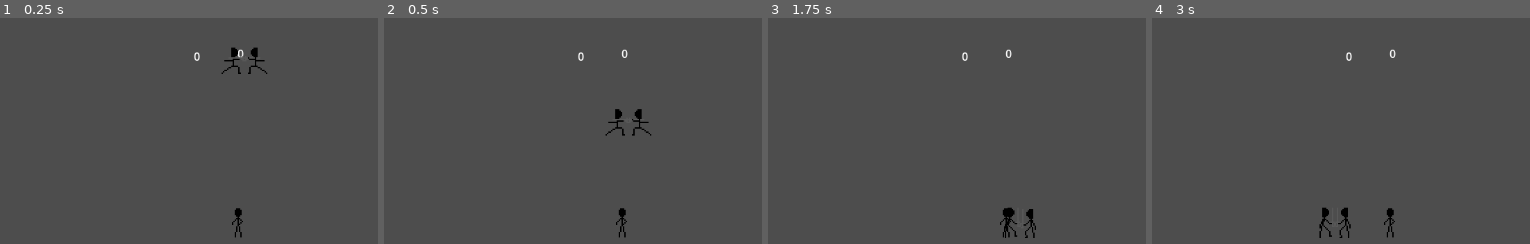
Above: before the commit, frames 1-4 (left to right).
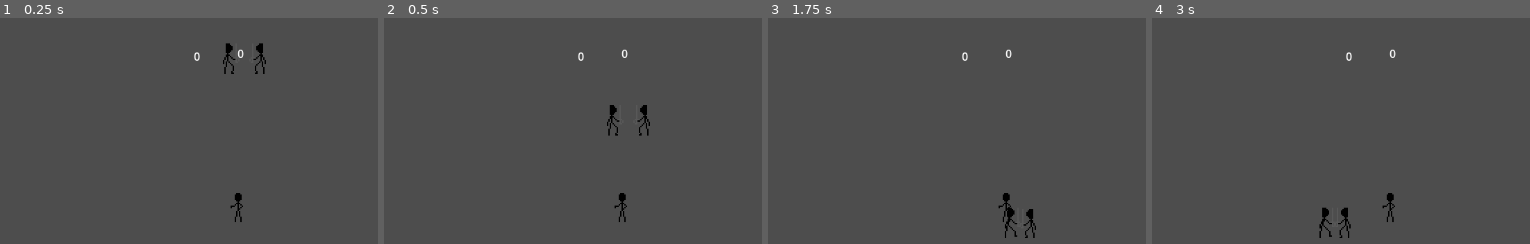
Above: after the commit, the same moments.

Repository: erikdervik/eisen-und-ehre
Game: Godot game, scene res://game.tscn
Two runs of this game, one before a commit and one after it. Both use one fixed random seed, a clock stepped at 60 frames per second and the inputs below. The engine's default icon, where the game draws it, is replaced by a stand-in: a white triangle on a blue panel in a dark square.
Inputs:
- Up to frame 1 (0.25 s): no input
- Up to frame 2 (0.5 s): no input
- Up to frame 3 (1.75 s): hold Left (p2_left) 0.53-1.28 s; hold D (p1_right) from 0.53 s (still down); tap Enter at 1.25 s; tap Right (p2_right) at 1.35 s
- Up to frame 4 (3 s): release D (p1_right) at 2.03 s; hold A (p1_left) 2.03-2.78 s; hold Left (p2_left) 2.03-2.78 s; hold D (p1_right) from 2.78 s (still down); tap Right (p2_right) at 2.85 s

The runs differ from the first frame. In frame 1, 0.8% of the frame differs, in the area x 58-71%, y 11-98%; in frame 2, 0.8%, in the area x 58-71%, y 38-98%; in frame 3, 0.2%; in frame 4, 0.2%.

Commit message:
animation kamprichter und player
animationen weitergeführt und verändert

Diff:
--- a/kampfrichter.tscn
+++ b/kampfrichter.tscn
@@ -3,162 +3,170 @@
 [ext_resource type="Texture2D" uid="uid://bkiqi8755qk7u" path="res://assets/sprites/kampfrichter/sheet.png" id="2_eiodu"]
 [ext_resource type="Script" uid="uid://olbhiqwho0h0" path="res://kampfrichter.gd" id="2_kfgw6"]
 
+[sub_resource type="AtlasTexture" id="AtlasTexture_eiodu"]
+atlas = ExtResource("2_eiodu")
+region = Rect2(0, 198, 44, 22)
+
 [sub_resource type="AtlasTexture" id="AtlasTexture_kfgw6"]
 atlas = ExtResource("2_eiodu")
-region = Rect2(0, 308, 44, 44)
+region = Rect2(44, 198, 44, 22)
 
 [sub_resource type="AtlasTexture" id="AtlasTexture_2w00v"]
 atlas = ExtResource("2_eiodu")
-region = Rect2(44, 308, 44, 44)
+region = Rect2(0, 22, 44, 22)
 
 [sub_resource type="AtlasTexture" id="AtlasTexture_ymail"]
 atlas = ExtResource("2_eiodu")
-region = Rect2(0, 0, 44, 44)
+region = Rect2(0, 286, 44, 22)
 
 [sub_resource type="AtlasTexture" id="AtlasTexture_d6xoj"]
 atlas = ExtResource("2_eiodu")
-region = Rect2(0, 264, 44, 44)
+region = Rect2(44, 286, 44, 22)
 
 [sub_resource type="AtlasTexture" id="AtlasTexture_daxtk"]
 atlas = ExtResource("2_eiodu")
-region = Rect2(44, 264, 44, 44)
+region = Rect2(0, 242, 44, 22)
 
 [sub_resource type="AtlasTexture" id="AtlasTexture_1mio2"]
 atlas = ExtResource("2_eiodu")
-region = Rect2(0, 220, 44, 44)
+region = Rect2(0, 22, 44, 22)
 
 [sub_resource type="AtlasTexture" id="AtlasTexture_xbd7l"]
 atlas = ExtResource("2_eiodu")
-region = Rect2(0, 0, 44, 44)
+region = Rect2(44, 22, 44, 22)
 
 [sub_resource type="AtlasTexture" id="AtlasTexture_8bcpl"]
 atlas = ExtResource("2_eiodu")
-region = Rect2(44, 0, 44, 44)
+region = Rect2(88, 22, 44, 22)
 
 [sub_resource type="AtlasTexture" id="AtlasTexture_0dacc"]
 atlas = ExtResource("2_eiodu")
-region = Rect2(88, 0, 44, 44)
+region = Rect2(132, 22, 44, 22)
 
 [sub_resource type="AtlasTexture" id="AtlasTexture_kfl47"]
 atlas = ExtResource("2_eiodu")
-region = Rect2(132, 0, 44, 44)
+region = Rect2(176, 22, 44, 22)
 
 [sub_resource type="AtlasTexture" id="AtlasTexture_y43wt"]
 atlas = ExtResource("2_eiodu")
-region = Rect2(176, 0, 44, 44)
+region = Rect2(220, 22, 44, 22)
 
 [sub_resource type="AtlasTexture" id="AtlasTexture_eemkv"]
 atlas = ExtResource("2_eiodu")
-region = Rect2(220, 0, 44, 44)
+region = Rect2(264, 22, 44, 22)
 
 [sub_resource type="AtlasTexture" id="AtlasTexture_2hote"]
 atlas = ExtResource("2_eiodu")
-region = Rect2(264, 0, 44, 44)
+region = Rect2(308, 22, 44, 22)
 
 [sub_resource type="AtlasTexture" id="AtlasTexture_lfwcp"]
 atlas = ExtResource("2_eiodu")
-region = Rect2(308, 0, 44, 44)
+region = Rect2(352, 22, 44, 22)
 
 [sub_resource type="AtlasTexture" id="AtlasTexture_eke2p"]
 atlas = ExtResource("2_eiodu")
-region = Rect2(352, 0, 44, 44)
+region = Rect2(396, 22, 44, 22)
 
 [sub_resource type="AtlasTexture" id="AtlasTexture_77d4h"]
 atlas = ExtResource("2_eiodu")
-region = Rect2(396, 0, 44, 44)
+region = Rect2(440, 22, 44, 22)
 
 [sub_resource type="AtlasTexture" id="AtlasTexture_b3q7u"]
 atlas = ExtResource("2_eiodu")
-region = Rect2(440, 0, 44, 44)
+region = Rect2(484, 22, 44, 22)
 
 [sub_resource type="AtlasTexture" id="AtlasTexture_kds1i"]
 atlas = ExtResource("2_eiodu")
-region = Rect2(484, 0, 44, 44)
+region = Rect2(528, 22, 44, 22)
 
 [sub_resource type="AtlasTexture" id="AtlasTexture_4vowl"]
 atlas = ExtResource("2_eiodu")
-region = Rect2(528, 0, 44, 44)
+region = Rect2(572, 22, 44, 22)
 
 [sub_resource type="AtlasTexture" id="AtlasTexture_htkyt"]
 atlas = ExtResource("2_eiodu")
-region = Rect2(572, 0, 44, 44)
+region = Rect2(616, 22, 44, 22)
 
 [sub_resource type="AtlasTexture" id="AtlasTexture_cc1ie"]
 atlas = ExtResource("2_eiodu")
-region = Rect2(616, 0, 44, 44)
+region = Rect2(660, 22, 44, 22)
 
 [sub_resource type="AtlasTexture" id="AtlasTexture_hsiry"]
 atlas = ExtResource("2_eiodu")
-region = Rect2(660, 0, 44, 44)
+region = Rect2(704, 22, 44, 22)
 
 [sub_resource type="AtlasTexture" id="AtlasTexture_cil8u"]
 atlas = ExtResource("2_eiodu")
-region = Rect2(704, 0, 44, 44)
+region = Rect2(748, 22, 44, 22)
 
 [sub_resource type="AtlasTexture" id="AtlasTexture_0fked"]
 atlas = ExtResource("2_eiodu")
-region = Rect2(748, 0, 44, 44)
+region = Rect2(792, 22, 44, 22)
 
 [sub_resource type="AtlasTexture" id="AtlasTexture_fl0ss"]
 atlas = ExtResource("2_eiodu")
-region = Rect2(792, 0, 44, 44)
+region = Rect2(836, 22, 44, 22)
 
 [sub_resource type="AtlasTexture" id="AtlasTexture_y7jha"]
 atlas = ExtResource("2_eiodu")
-region = Rect2(836, 0, 44, 44)
+region = Rect2(880, 22, 44, 22)
 
 [sub_resource type="AtlasTexture" id="AtlasTexture_4u84l"]
 atlas = ExtResource("2_eiodu")
-region = Rect2(880, 0, 44, 44)
+region = Rect2(924, 22, 44, 22)
 
 [sub_resource type="AtlasTexture" id="AtlasTexture_t5mcr"]
 atlas = ExtResource("2_eiodu")
-region = Rect2(924, 0, 44, 44)
+region = Rect2(968, 22, 44, 22)
 
 [sub_resource type="AtlasTexture" id="AtlasTexture_5xgbo"]
 atlas = ExtResource("2_eiodu")
-region = Rect2(968, 0, 44, 44)
+region = Rect2(1012, 22, 44, 22)
 
 [sub_resource type="AtlasTexture" id="AtlasTexture_fa3gm"]
 atlas = ExtResource("2_eiodu")
-region = Rect2(1012, 0, 44, 44)
+region = Rect2(1056, 22, 44, 22)
 
 [sub_resource type="AtlasTexture" id="AtlasTexture_epkc0"]
 atlas = ExtResource("2_eiodu")
-region = Rect2(1056, 0, 44, 44)
+region = Rect2(1100, 22, 44, 22)
 
 [sub_resource type="AtlasTexture" id="AtlasTexture_74plm"]
 atlas = ExtResource("2_eiodu")
-region = Rect2(1100, 0, 44, 44)
+region = Rect2(0, 110, 44, 22)
 
 [sub_resource type="AtlasTexture" id="AtlasTexture_turwu"]
 atlas = ExtResource("2_eiodu")
-region = Rect2(0, 88, 44, 44)
+region = Rect2(44, 110, 44, 22)
 
 [sub_resource type="AtlasTexture" id="AtlasTexture_goqby"]
 atlas = ExtResource("2_eiodu")
-region = Rect2(44, 88, 44, 44)
+region = Rect2(0, 66, 44, 22)
 
 [sub_resource type="AtlasTexture" id="AtlasTexture_d5u4w"]
 atlas = ExtResource("2_eiodu")
-region = Rect2(0, 44, 44, 44)
+region = Rect2(0, 198, 44, 22)
 
 [sub_resource type="AtlasTexture" id="AtlasTexture_aysyp"]
 atlas = ExtResource("2_eiodu")
-region = Rect2(0, 176, 44, 44)
-
-[sub_resource type="AtlasTexture" id="AtlasTexture_axmah"]
-atlas = ExtResource("2_eiodu")
-region = Rect2(44, 176, 44, 44)
+region = Rect2(44, 198, 44, 22)
 
 [sub_resource type="SpriteFrames" id="SpriteFrames_2w00v"]
 animations = [{
 "frames": [{
 "duration": 1.0,
+"texture": SubResource("AtlasTexture_eiodu")
+}],
+"loop": true,
+"name": &"Angriffsrecht(links)",
+"speed": 5.0
+}, {
+"frames": [{
+"duration": 1.0,
 "texture": SubResource("AtlasTexture_kfgw6")
 }],
 "loop": true,
-"name": &"Angriffsrecht(links)",
+"name": &"Angriffsrecht(rechts)",
 "speed": 5.0
 }, {
 "frames": [{
@@ -166,7 +174,7 @@
 "texture": SubResource("AtlasTexture_2w00v")
 }],
 "loop": true,
-"name": &"Angriffsrecht(rechts)",
+"name": &"Idle",
 "speed": 5.0
 }, {
 "frames": [{
@@ -174,7 +182,7 @@
 "texture": SubResource("AtlasTexture_ymail")
 }],
 "loop": true,
-"name": &"Idle",
+"name": &"Parade(links)",
 "speed": 5.0
 }, {
 "frames": [{
@@ -182,7 +190,7 @@
 "texture": SubResource("AtlasTexture_d6xoj")
 }],
 "loop": true,
-"name": &"Parade(links)",
+"name": &"Parade(rechts)",
 "speed": 5.0
 }, {
 "frames": [{
@@ -190,18 +198,13 @@
 "texture": SubResource("AtlasTexture_daxtk")
 }],
 "loop": true,
-"name": &"Parade(rechts)",
+"name": &"Simultanees",
 "speed": 5.0
 }, {
 "frames": [{
 "duration": 1.0,
 "texture": SubResource("AtlasTexture_1mio2")
-}],
-"loop": true,
-"name": &"Simultanees",
-"speed": 5.0
-}, {
-"frames": [{
+}, {
 "duration": 1.0,
 "texture": SubResource("AtlasTexture_xbd7l")
 }, {
@@ -276,9 +279,6 @@
 }, {
 "duration": 1.0,
 "texture": SubResource("AtlasTexture_epkc0")
-}, {
-"duration": 1.0,
-"texture": SubResource("AtlasTexture_74plm")
 }],
 "loop": true,
 "name": &"StellungFertigLos",
@@ -286,10 +286,18 @@
 }, {
 "frames": [{
 "duration": 1.0,
+"texture": SubResource("AtlasTexture_74plm")
+}],
+"loop": true,
+"name": &"Treffer(links)",
+"speed": 5.0
+}, {
+"frames": [{
+"duration": 1.0,
 "texture": SubResource("AtlasTexture_turwu")
 }],
 "loop": true,
-"name": &"Treffer(links)",
+"name": &"Treffer(rechts)",
 "speed": 5.0
 }, {
 "frames": [{
@@ -297,7 +305,7 @@
 "texture": SubResource("AtlasTexture_goqby")
 }],
 "loop": true,
-"name": &"Treffer(rechts)",
+"name": &"halt",
 "speed": 5.0
 }, {
 "frames": [{
@@ -305,20 +313,12 @@
 "texture": SubResource("AtlasTexture_d5u4w")
 }],
 "loop": true,
-"name": &"halt",
+"name": &"konterattacke(links)",
 "speed": 5.0
 }, {
 "frames": [{
 "duration": 1.0,
 "texture": SubResource("AtlasTexture_aysyp")
-}],
-"loop": true,
-"name": &"konterattacke(links)",
-"speed": 5.0
-}, {
-"frames": [{
-"duration": 1.0,
-"texture": SubResource("AtlasTexture_axmah")
 }],
 "loop": true,
 "name": &"konterattacke(rechts)",
@@ -329,5 +329,6 @@
 position = Vector2(2, -11)
 scale = Vector2(2, 2)
 sprite_frames = SubResource("SpriteFrames_2w00v")
-animation = &"Simultanees"
+animation = &"Angriffsrecht(rechts)"
+frame_progress = 0.42507893
 script = ExtResource("2_kfgw6")
--- a/player.tscn
+++ b/player.tscn
@@ -110,6 +110,18 @@
 atlas = ExtResource("2_onrkg")
 region = Rect2(132, 66, 44, 22)
 
+[sub_resource type="AtlasTexture" id="AtlasTexture_dx0e4"]
+atlas = ExtResource("2_onrkg")
+region = Rect2(0, 154, 44, 22)
+
+[sub_resource type="AtlasTexture" id="AtlasTexture_tkwlq"]
+atlas = ExtResource("2_onrkg")
+region = Rect2(0, 176, 44, 22)
+
+[sub_resource type="AtlasTexture" id="AtlasTexture_hl5qd"]
+atlas = ExtResource("2_onrkg")
+region = Rect2(44, 176, 44, 22)
+
 [sub_resource type="AtlasTexture" id="AtlasTexture_2wuci"]
 atlas = ExtResource("2_onrkg")
 region = Rect2(0, 0, 44, 22)
@@ -249,6 +261,26 @@
 "loop": true,
 "name": &"lunge",
 "speed": 9.0
+}, {
+"frames": [{
+"duration": 1.0,
+"texture": SubResource("AtlasTexture_dx0e4")
+}, {
+"duration": 1.0,
+"texture": SubResource("AtlasTexture_tkwlq")
+}, {
+"duration": 1.0,
+"texture": SubResource("AtlasTexture_hl5qd")
+}, {
+"duration": 1.0,
+"texture": SubResource("AtlasTexture_hl5qd")
+}, {
+"duration": 1.0,
+"texture": SubResource("AtlasTexture_hl5qd")
+}],
+"loop": true,
+"name": &"parade",
+"speed": 5.0
 }, {
 "frames": [{
 "duration": 1.0,
@@ -296,6 +328,5 @@
 position = Vector2(6, -10)
 scale = Vector2(2, 2)
 sprite_frames = SubResource("SpriteFrames_q13i1")
-animation = &"lunge"
-frame = 2
-frame_progress = 0.45535037
+animation = &"parade"
+frame_progress = 0.6861384
Binary file changed: assets/sprites/player1/fencing_sheet.aseprite
Binary file changed: assets/sprites/player1/fencing_sheet.png
Not shown: 1 places in player.tscn that only renumber resources
